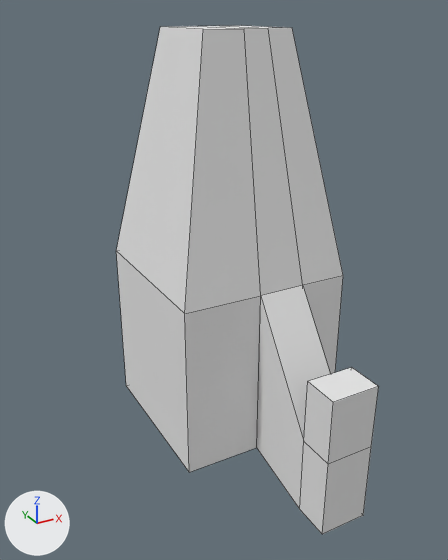
The Blender file AlienExplorer/Assets/BlenderModels/weapons_blender/rocketMissile.blend: old version first, new version second.
The view is the same before and after, from a 50 mm camera at (-1.18, -2.15, 1.35) aimed at (-0.04, -0.07, 0.31). Arrows for +X, +Y and +Z are at lower left; the lights stay in place. Mesh edges are drawn as thin lines.
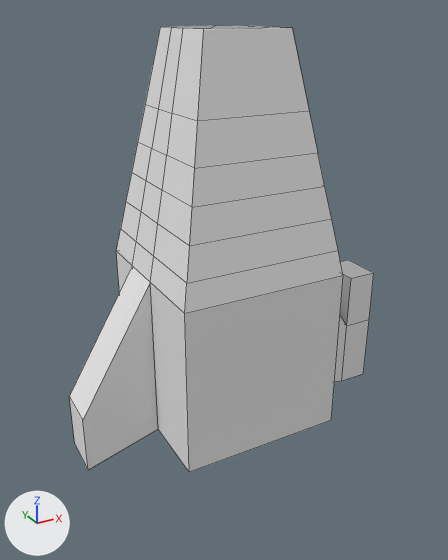
Boxes [x1, y1, x2, y2] around the edits, measured in the pictures (448 x 560 px):
'Cube', reshaped (16% wider, 12% shorter)
    before: [116, 25, 379, 534]
    after: [69, 25, 374, 472]

What the commit changed:
Material 'Material.002' (mat_material_002) is new.
Its base color is (0.8, 0.8, 0.8) (white #e7e7e7).
Material 'Material.001' (mat_material_001) is new.
Its base color is (0.8, 0.8, 0.8) (white #e7e7e7).
Material 'Material.003' (mat_material_003) is new.
Its base color is (0.8, 0.8, 0.8) (white #e7e7e7).
me_cube is used by ob_cube; location (0.0, 0.0, 0.0).
me_cube had 40 vertices, 38 faces and spanned x -0.36..0.36, y -0.82..0.68, z -0.45..1.28.
me_cube now has 80 vertices, 78 faces and spans x -0.68..0.82, y -0.36..0.36, z -0.45..1.28.
Part 1, on me_cube:
20 vertices are removed from x -0.04..0.16, y -0.82..0.68, z -0.45..1.28.
37 faces are deleted.
8 vertices move from x -0.04..0.16, y -0.36..0.36, z -0.36..0.36 to x -0.36..0.36, y -0.04..0.16, z -0.36..0.36.
50 vertices are added at x -0.68..0.82, y -0.33..0.33, z -0.45..1.28.
10 new vertices lie (0.0, 0.2, 0.0) away from vertices in x -0.68..0.82, y -0.23..-0.04, z -0.45..1.0.
73 new faces join them, mat_material (white #e7e7e7).
1 new face joins them, mat_material_001 (white #e7e7e7).
2 new faces join them, mat_material_002 (white #e7e7e7).
1 new face joins them, mat_material_003 (white #e7e7e7).
me_cube now uses material mat_material_001 (white #e7e7e7).
me_cube now uses material mat_material_002 (white #e7e7e7).
me_cube now uses material mat_material_003 (white #e7e7e7).
